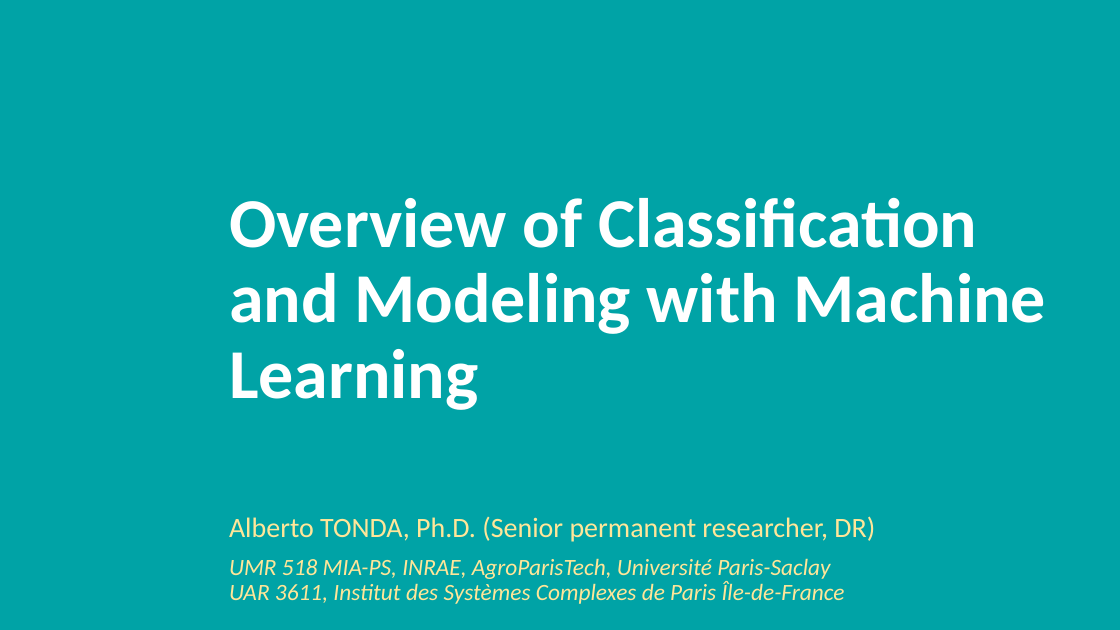
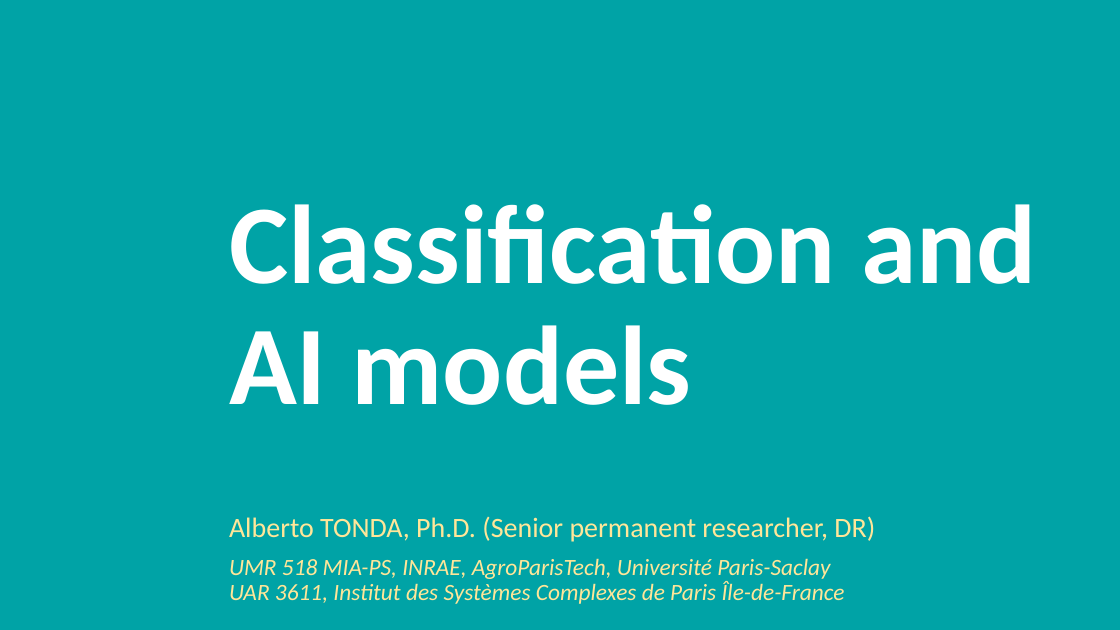
Before and after one commit to albertotonda/teaching, a slide deck: slide 1 of 2024-inrae-model-data-researcher-school/intro-to-machine-learning-models-tonda.pptx. Drawn at 1120x630 pixels with LibreOffice and Linux fonts; fonts in the diff are those of the drawing; background and template pictures are left out. Boxes give left, top, right and bottom in pixels: in the first picture for what was removed or moved away, otherwise in the second. Text is boxed around its words. In the diff, an @@ line names an element or a change of style, - is before the commit and + after.

```diff
--- a/2024-inrae-model-data-researcher-school/intro-to-machine-learning-models-tonda.pptx
+++ b/2024-inrae-model-data-researcher-school/intro-to-machine-learning-models-tonda.pptx
@@ title at bbox=[229, 204, 1036, 405]: text changed; size 60 to 96 pt @@
-Overview of Classification and Modeling with Machine Learning
+Classification and AI models
```
Also in this commit, not shown: 21 other slides changed, 44 slides added, 4 slides removed, 8 other files.
